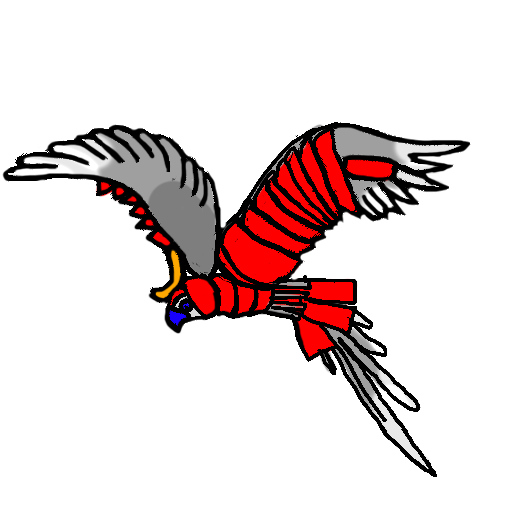
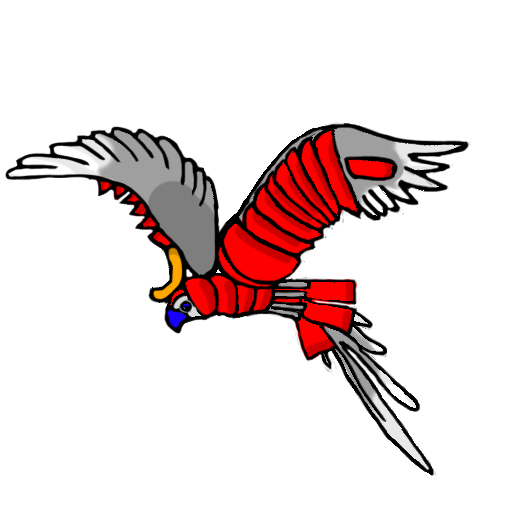
Layer changes from the first w=512, h=512 image to the second:
painted on "Layer 0" over left=2, top=122, right=471, bottom=477
painted on "Layer 1" over left=46, top=123, right=405, bottom=390
